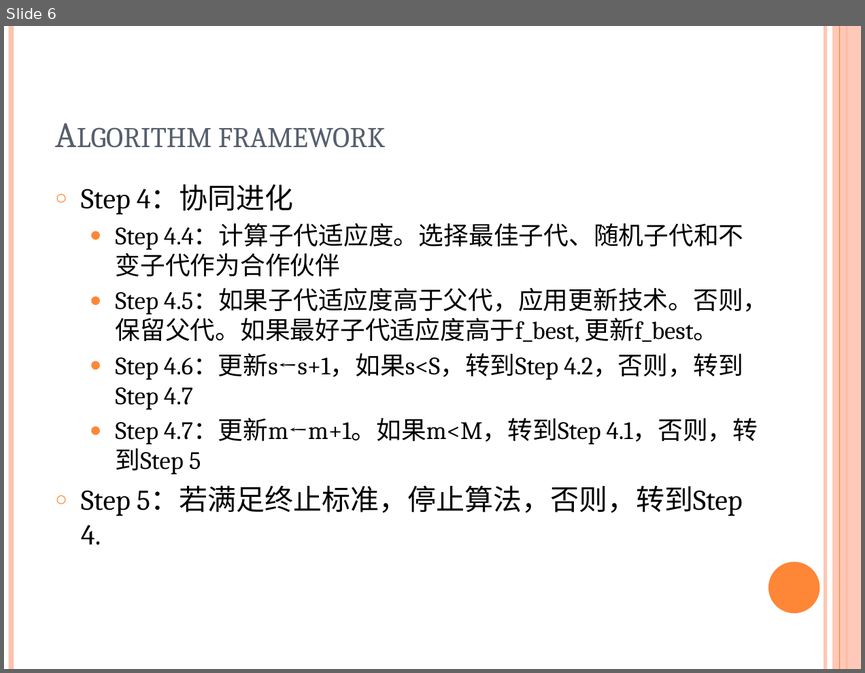
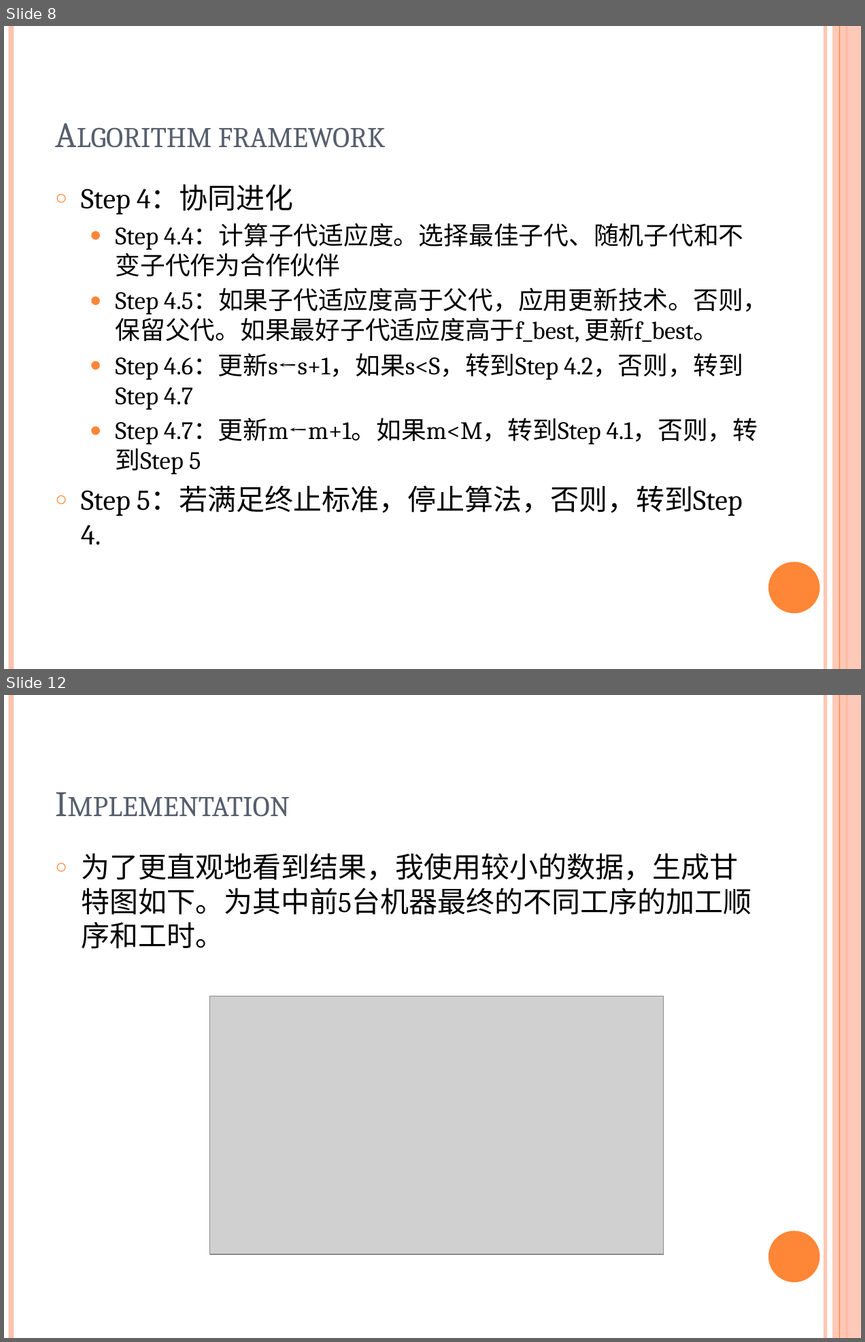
Before and after one commit to likaihz/EAS, a slide deck: JiaChenghao/合作协同进化算法解决作业调度问题.pptx. Shown one above the other, each under a label of ours: slide 6 before the commit, slides 8 and 12 after it; the slides between them are not shown. The pictures are 865x673 and 865x1342 pixels, drawn with LibreOffice and Linux fonts; fonts in the diff are those of the drawing; grey boxes stand for pictures. Boxes give left, top, right and bottom in pixels: in the first picture for what was removed or moved away, otherwise in the second. Text is boxed around its words. In the diff, an @@ line names an element or a change of style, - is before the commit and + after.

```diff
--- a/JiaChenghao/合作协同进化算法解决作业调度问题.pptx
+++ b/JiaChenghao/合作协同进化算法解决作业调度问题.pptx
@@ slide 12 added at bbox=[4, 695, 861, 1338], background #FFFFFF; not listed: 6 template elements that a slide beside it also shows @@
@@ title added at bbox=[47, 721, 747, 828], 30 pt, text #575F6D, small capitals @@
+Implementation
@@ text added at bbox=[81, 853, 751, 949], 24 pt, text #000000 @@
+○ 为了更直观地看到结果，我使用较小的数据，生成甘特图如下。为其中前5台机器最终的不同工序的加工顺序和工时。
@@ picture added at bbox=[209, 996, 663, 1254] @@
@@ what was slide 6 is now slide 8 @@
```
Also in this commit, not shown: 7 other slides added, 1 other file.
